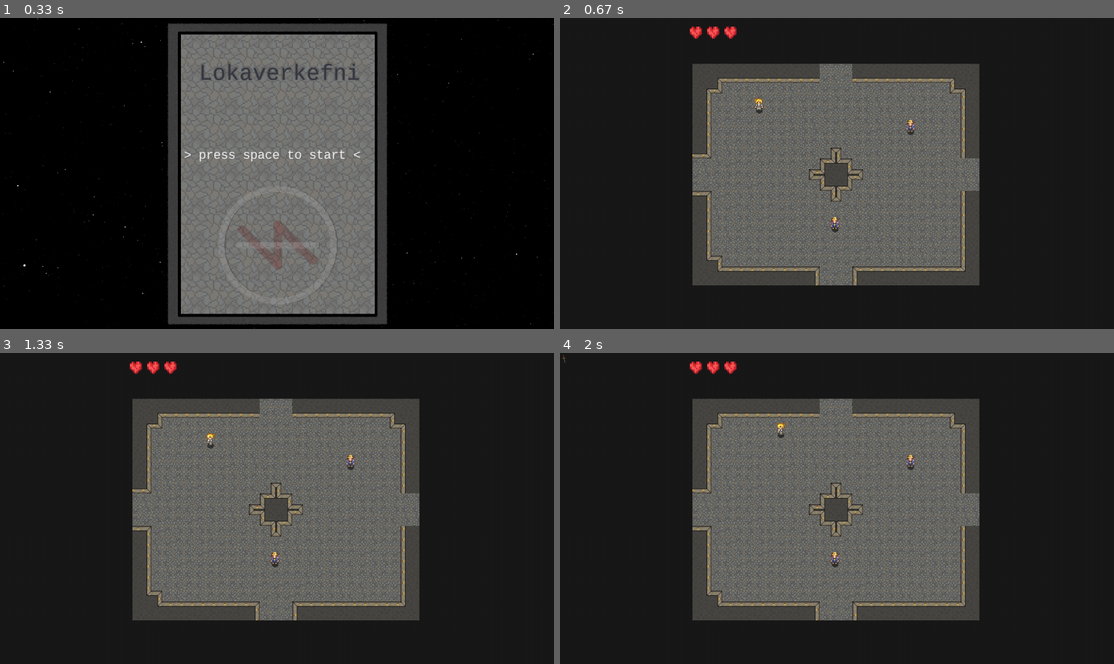
Above: before the commit, frames 1-4 (two rows, left to right).
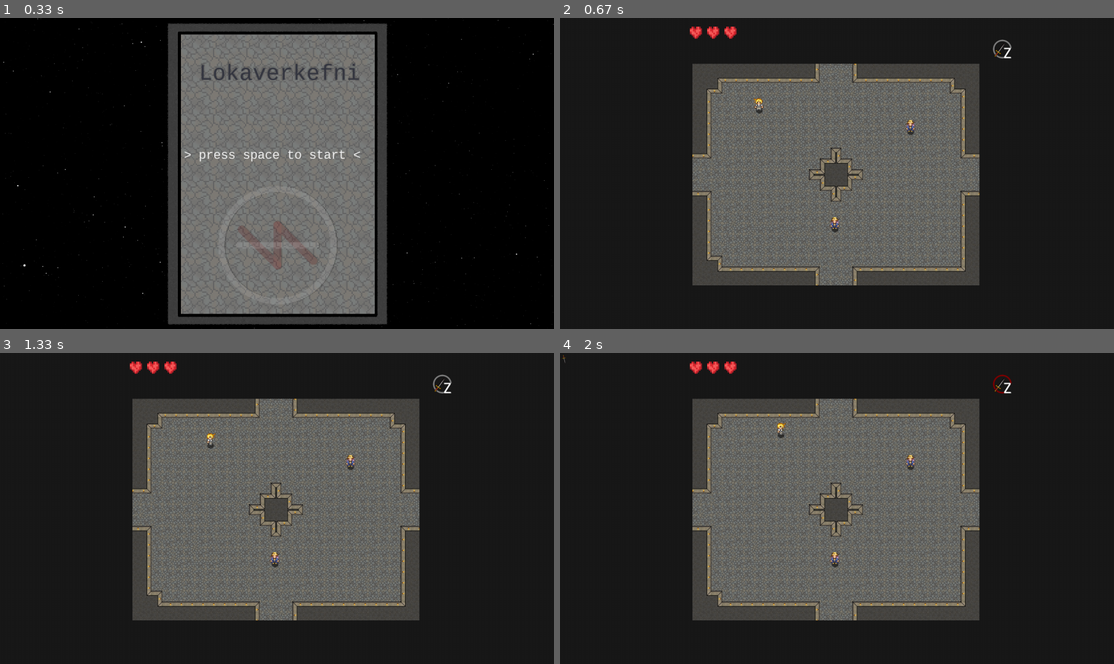
Above: after the commit, the same moments.

Repository: GudniNatan/Leikjaforritun-lokaverkefni-haust-2016
Game: pygame game, started from Lokaverkefni.py
Two runs of this game, one before a commit and one after it. Both use one fixed random seed, a clock stepped at 60 frames per second and the inputs below. The source is Python 2; it was converted automatically to run under Python 3.
Inputs:
- Up to frame 1 (0.33 s): no input
- Up to frame 2 (0.67 s): tap Space at 0.33 s
- Up to frame 3 (1.33 s): tap Z at 0.67, 1.07 s; hold Right from 1 s (still down)
- Up to frame 4 (2 s): tap Z at 1.37, 1.57, 1.9 s; release Right at 1.47 s; hold Up 1.5-1.8 s; hold Right from 1.83 s (still down)

Frame 1 is identical in both runs. In frame 2, 0.2% of the frame differs, in the area x 46-82%, y 6-58%; in frame 3, 0.2%; in frame 4, 0.2%.

Commit message:
Sword hud

Diff:
--- a/Scenes.py
+++ b/Scenes.py
@@ -11,8 +11,6 @@
 
 class SceneMananger(object):
     def __init__(self):
-        # self.go_to(TitleScene())
-
         self.go_to(TitleScene())
 
     def go_to(self, scene):
@@ -42,6 +40,7 @@
         heart = pygame.image.load(os.path.join('images', 'hearts.png')).convert_alpha()
         floor_tile = pygame.image.load(os.path.join('images', 'floor.png')).convert_alpha()
         self.sword_texture = pygame.image.load(os.path.join('images', 'swords3.png')).convert_alpha()
+        self.sword_icon = pygame.image.load(os.path.join('images', 'sword icon.png')).convert_alpha()
         self.heartTexture = heart
         self.paused = False
         self.entities = pygame.sprite.LayeredUpdates()
@@ -133,6 +132,7 @@
             pygame.draw.rect(screen, RED, line_rect2)
         pygame.draw.rect(screen, BLACK, self.levelrect, 6)
         screen.blit(self.swordsprite.image, (0,0))
+        screen.blit(self.sword_icon.subsurface(pygame.Rect(0, 0, 44, 44)), (1000, 50))
 
     def update(self, time):
         if self.paused:
@@ -170,7 +170,7 @@
             if event.type == animationEvent:
                 # Update all active animations
                 for s in self.animations:
-                    if s.name == "sword":
+                    if s.name == "sword":  #Sword animation
                         self.player.directionLock = True
                         if s.phase >= 12:
                             self.swordsprite.image = pygame.Surface((0, 0))
@@ -178,6 +178,7 @@
                             self.player.directionLock = False
                             self.player.set_sprite_direction()
                             self.player.update_sprite()
+                            self.sword_icon = pygame.transform.flip(self.sword_icon, True, False)
                             continue
                         if s.phase < 7:
                             if s.phase == 3:
@@ -188,6 +189,8 @@
                                 self.swordsprite.image = s.sprite.subsurface(pygame.Rect(25 * (s.phase-2), 0, 25, 28))
                             self.swordsprite.image = pygame.transform.rotate(pygame.transform.flip(self.swordsprite.image, True, False), (360 - self.player.direction) % 360 )
                         self.swordsprite.rect.topleft = self.player.rect.midtop
+                        if s.phase == 0:
+                            self.sword_icon = pygame.transform.flip(self.sword_icon, True, False)
                         if 45 > (self.player.direction % 360) or (self.player.direction % 360) >= 315:
                             self.swordsprite.rect.left -= 16
                         elif 45 <= (self.player.direction % 360) < 135:
@@ -303,8 +306,6 @@
         return sprite
 
 
-
-
 class TitleScene(Scene):
 
     def __init__(self):
@@ -367,6 +368,7 @@
 class TextScrollScene(Scene):
 
     def __init__(self, text):
+        super(TextScrollScene, self).__init__()
         f = codecs.open(os.path.join('text', 'text' + str(text)) + ".txt", encoding='utf-8-sig')
         lines = f.readlines()
         self.text = ""
@@ -405,6 +407,7 @@
 
 class GameOverScene(Scene):
     def __init__(self):
+        super(GameOverScene, self).__init__()
         font = pygame.font.SysFont('Consolas', 56)
         small_font = pygame.font.SysFont('Consolas', 32)
         self.text = font.render('Game Over', True, WHITE)
--- a/rooms/room0.txt
+++ b/rooms/room0.txt
@@ -1,5 +1,5 @@
-WWWWWWWWWWWWDDDWWWWWWWWWWWW
-WWWWWWWWWWWWDDDWWWWWWWWWWWW
+WWWWWWWWWWWW   WWWWWWWWWWWW
+WWWWWWWWWWWW   WWWWWWWWWWWW
 WWW                     WWW
 WW                       WW
 WW    P                  WW
@@ -7,9 +7,9 @@
 WW                  S    WW
 WW                       WW
 WW           W           WW
-            WWW          DD
-           WWWWW         DD
-            WWW          DD
+            WWW
+           WWWWW
+            WWW
 WW           W           WW
 WW                       WW
 WW                       WW
Binary file added: images/sword icon.png
